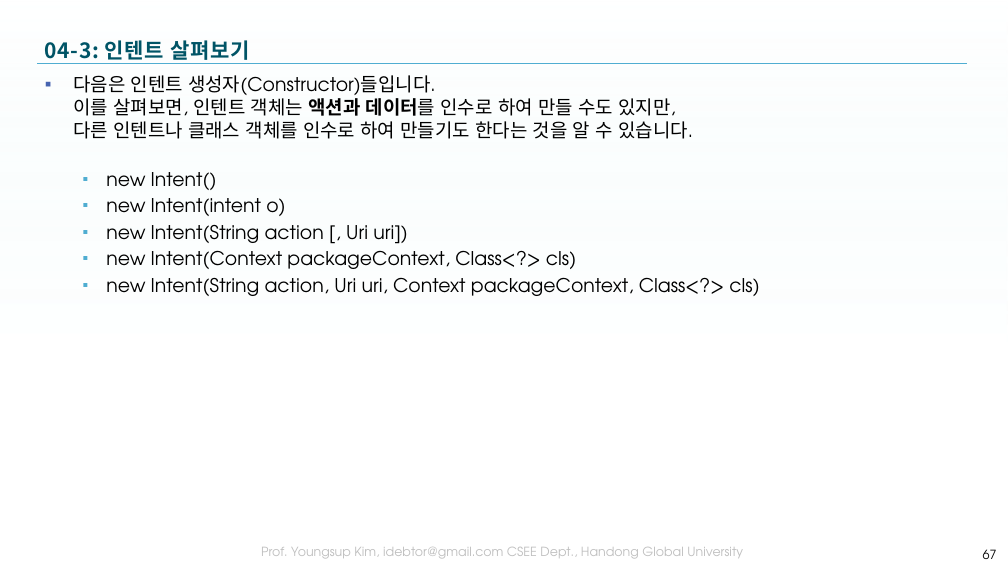
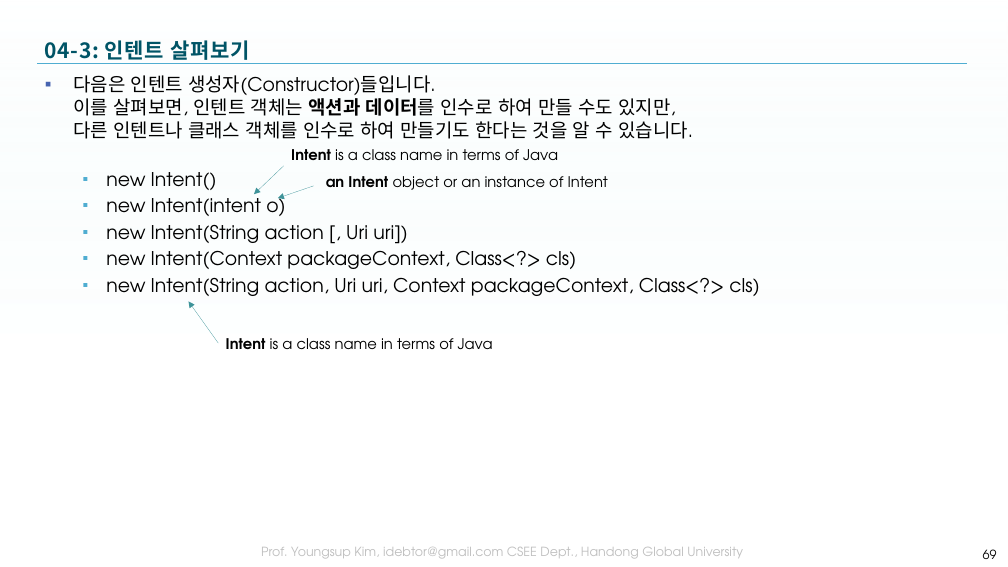
Before and after one commit to tae7841/HuStarAS, a slide deck: slide 69 of ppts/04Activity.pptx (slide 67 before the commit). Drawn at 1008x567 pixels with LibreOffice and Linux fonts; fonts in the diff are those of the drawing; background and template pictures are left out. Boxes give left, top, right and bottom in pixels: in the first picture for what was removed or moved away, otherwise in the second. Text is boxed around its words. In the diff, an @@ line names an element or a change of style, - is before the commit and + after.

```diff
--- a/ppts/04Activity.pptx
+++ b/ppts/04Activity.pptx
@@ text added at [291, 149, 558, 160], 14 pt, text #000000 @@
+Intent is a class name in terms of Java
@@ arrow added from (284, 166) to (254, 194), #3F949A 0.25 pt @@
@@ text added at [326, 176, 608, 190], 14 pt, text #000000 @@
+an Intent object or an instance of Intent
@@ arrow added from (314, 186) to (278, 198), #3F949A 0.25 pt @@
@@ arrow added from (219, 343) to (188, 302), #3F949A 0.25 pt @@
@@ text added at [226, 338, 493, 350], 14 pt, text #000000 @@
+Intent is a class name in terms of Java
@@ page number at [983, 549, 997, 559]: text changed @@
-67
+69
```
Also in this commit, not shown: 8 other slides changed, 15 slides added.
